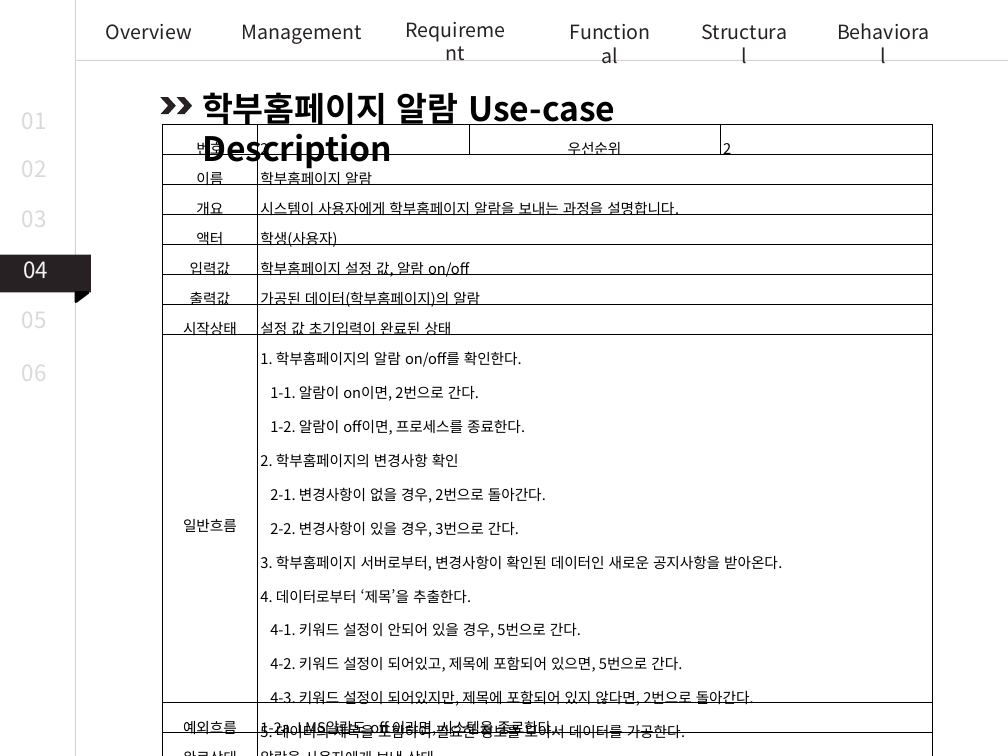
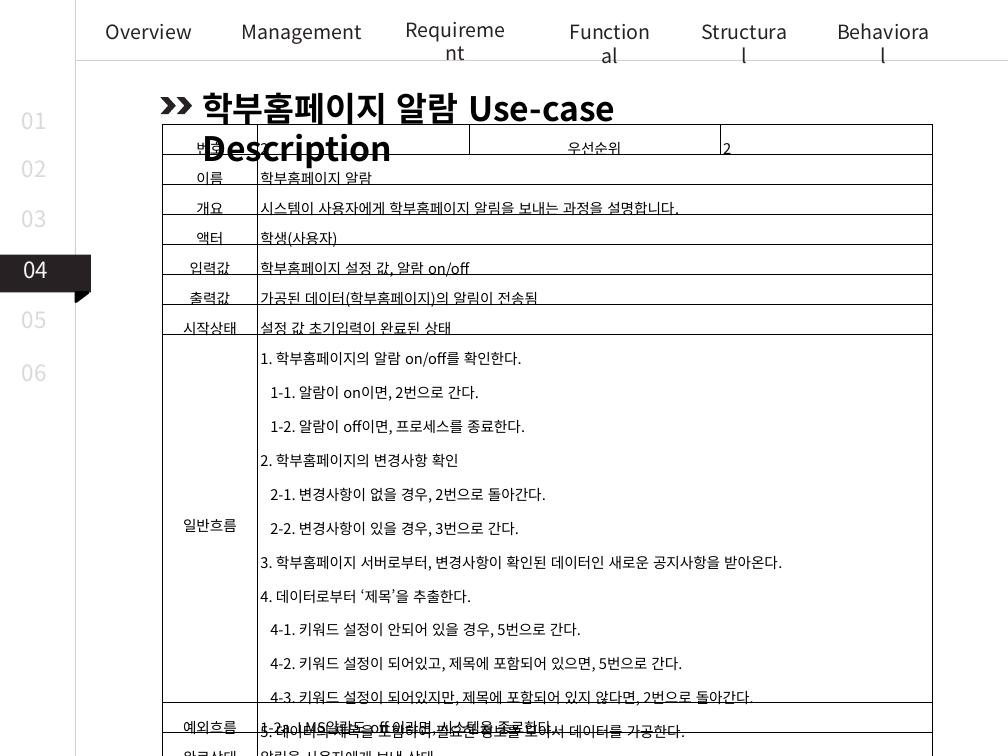
Before and after one commit to JoDongHyuen/KNUSD-20202-Team1, a slide deck: slide 22 of 11월 9일 회의내용/시스템 상세설계.pptx. Drawn at 1008x756 pixels with LibreOffice and Linux fonts; fonts in the diff are those of the drawing. Boxes give left, top, right and bottom in pixels: in the first picture for what was removed or moved away, otherwise in the second. Text is boxed around its words. In the diff, an @@ line names an element or a change of style, - is before the commit and + after.

```diff
--- a/11월 9일 회의내용/시스템 상세설계.pptx
+++ b/11월 9일 회의내용/시스템 상세설계.pptx
@@ table at (162, 124, 931, 742) @@
-row 3, column 2: 시스템이 사용자에게 학부홈페이지 알람을 보내는 과정을 설명합니다.
+row 3, column 2: 시스템이 사용자에게 학부홈페이지 알림을 보내는 과정을 설명합니다.
-row 6, column 2: 가공된 데이터(학부홈페이지)의 알람
+row 6, column 2: 가공된 데이터(학부홈페이지)의 알림이 전송됨
-row 8, column 2: 1. 학부홈페이지의 알람 on/off를 확인한다. / 1-1. 알람이 on이면, 2번으로 간다. / 1-2. 알람이 off이면, 프로세스를 종료한다. / 2. 학부홈페이지의 변경사항 확인 / 2-1. 변경사항이 없을 경우, 2번으로 돌아간다. / 2-2. 변경사항이 있을 경우, 3번으로 간다. / 3. 학부홈페이지 서버로부터, 변경사항이 확인된 데이터인 새로운 공지사항을 받아온다. / 4. 데이터로부터 ‘제목’을 추출한다. / 4-1. 키워드 설정이 안되어 있을 경우, 5번으로 간다. / 4-2. 키워드 설정이 되어있고, 제목에 포함되어 있으면, 5번으로 간다. / 4-3. 키워드 설정이 되어있지만, 제목에 포함되어 있지 않다면, 2번으로 돌아간다. / 5. 데이터의 제목을 포함하여 필요한 정보를 모아서 데이터를 가공한다. / 6. 알람을 전송한다.
+row 8, column 2: 1. 학부홈페이지의 알람 on/off를 확인한다. / 1-1. 알람이 on이면, 2번으로 간다. / 1-2. 알람이 off이면, 프로세스를 종료한다. / 2. 학부홈페이지의 변경사항 확인 / 2-1. 변경사항이 없을 경우, 2번으로 돌아간다. / 2-2. 변경사항이 있을 경우, 3번으로 간다. / 3. 학부홈페이지 서버로부터, 변경사항이 확인된 데이터인 새로운 공지사항을 받아온다. / 4. 데이터로부터 ‘제목’을 추출한다. / 4-1. 키워드 설정이 안되어 있을 경우, 5번으로 간다. / 4-2. 키워드 설정이 되어있고, 제목에 포함되어 있으면, 5번으로 간다. / 4-3. 키워드 설정이 되어있지만, 제목에 포함되어 있지 않다면, 2번으로 돌아간다. / 5. 데이터의 제목을 포함하여 필요한 정보를 모아서 데이터를 가공한다. / 6. 알림을 전송한다.
-row 10, column 2: 알람을 사용자에게 보낸 상태
+row 10, column 2: 알림을 사용자에게 보낸 상태
```
Also in this commit, not shown: 24 other slides changed, 3 slides added.
